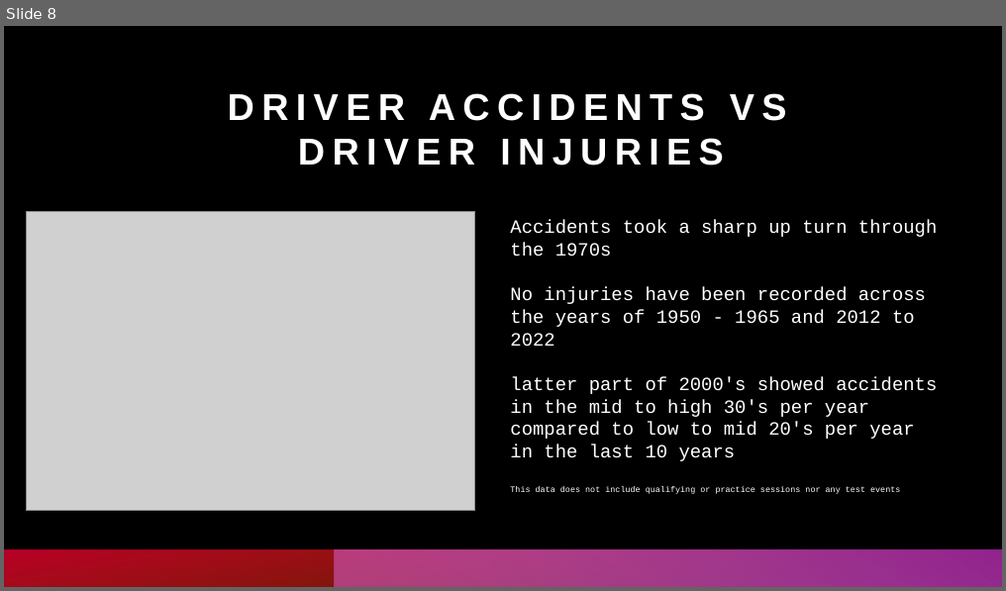
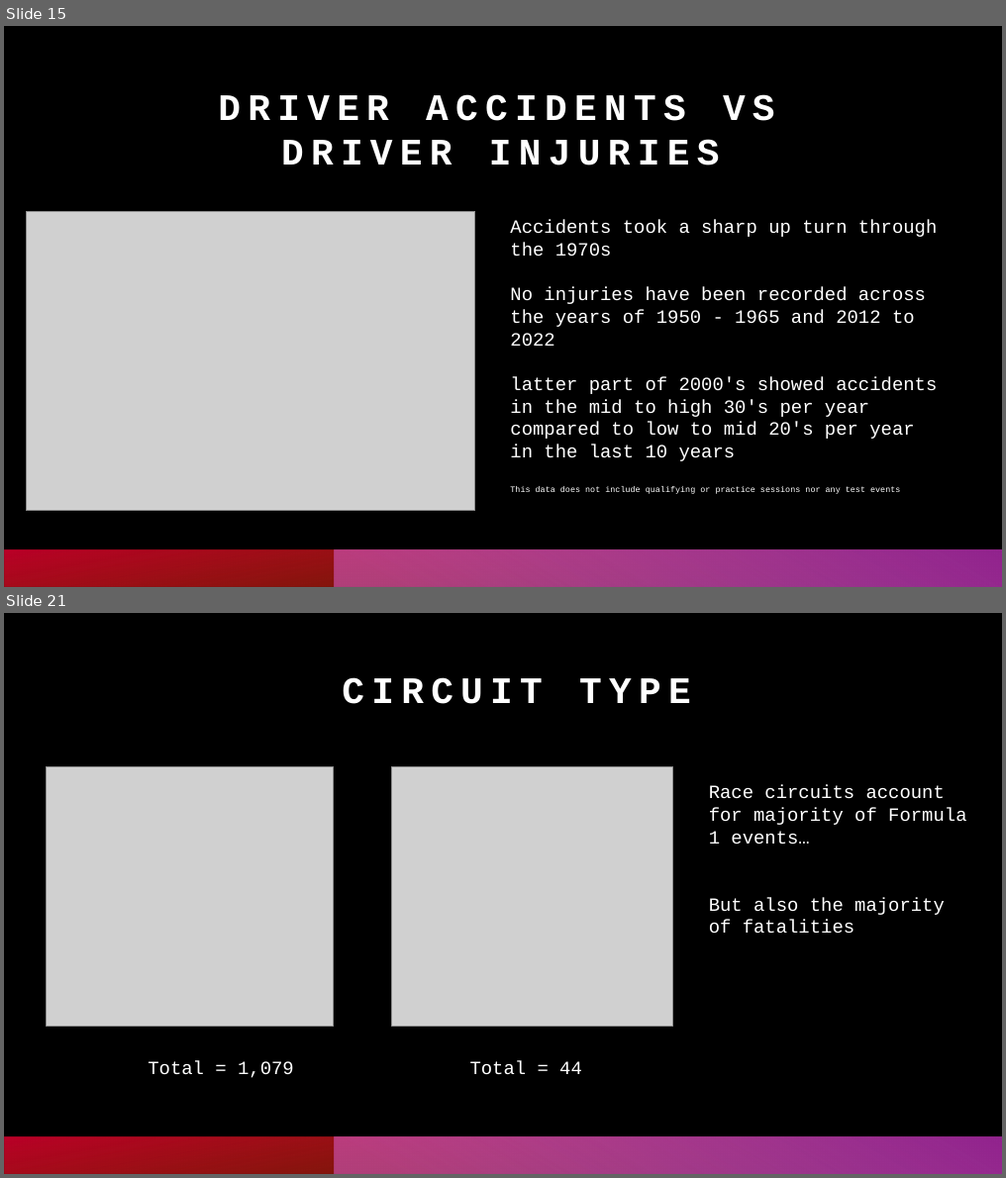
Before and after one commit to oli124/F1_safety, a slide deck: F1_driver_safety_pres.pptx. Shown one above the other, each under a label of ours: slide 8 before the commit, slides 15 and 21 after it; the slides between them are not shown. The pictures are 1006x591 and 1006x1178 pixels, drawn with LibreOffice and Linux fonts; fonts in the diff are those of the drawing; grey boxes stand for pictures. Boxes give left, top, right and bottom in pixels: in the first picture for what was removed or moved away, otherwise in the second. Text is boxed around its words. In the diff, an @@ line names an element or a change of style, - is before the commit and + after.

```diff
--- a/F1_driver_safety_pres.pptx
+++ b/F1_driver_safety_pres.pptx
@@ slide 21 added at [4, 613, 1002, 1174], background #000000; not listed: 2 template elements that a slide beside it also shows @@
@@ title added at [342, 677, 691, 704], 36 pt, text #FFFFFF, bold @@
+CIRCUIT TYPE
@@ picture added at [47, 767, 334, 1027] @@
@@ picture added at [392, 767, 672, 1027] @@
@@ text added at [709, 785, 966, 934], 18 pt, text #FFFFFF @@
+Race circuits account for majority of Formula 1 events…
+But also the majority of fatalities
@@ text added at [148, 1061, 294, 1078], 18 pt, text #FFFFFF @@
+Total = 1,079
@@ text added at [470, 1061, 582, 1075], 18 pt, text #FFFFFF @@
+Total = 44
@@ what was slide 8 is now slide 15 @@
@@ slide 15 changed as well @@
@@ title "DRIVER ACCIDENTS VS DRIVER INJURIES": place and size @@
-title "DRIVER ACCIDENTS VS DRIVER INJURIES" at [228, 93, 787, 166]
+title "DRIVER ACCIDENTS VS DRIVER INJURIES" at [218, 94, 775, 166]
@@ title "DRIVER ACCIDENTS VS DRIVER INJURIES" at [218, 94, 775, 166]: font Arial to Courier New @@
```
Also in this commit, not shown: 3 other slides changed, 15 other slides added, 1 slide removed, 5 other files.
